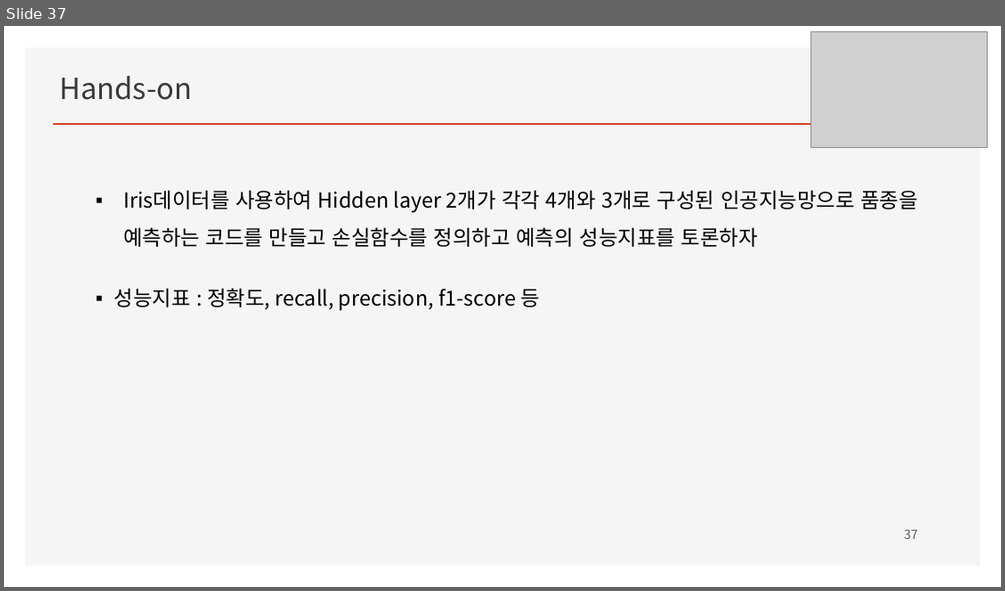
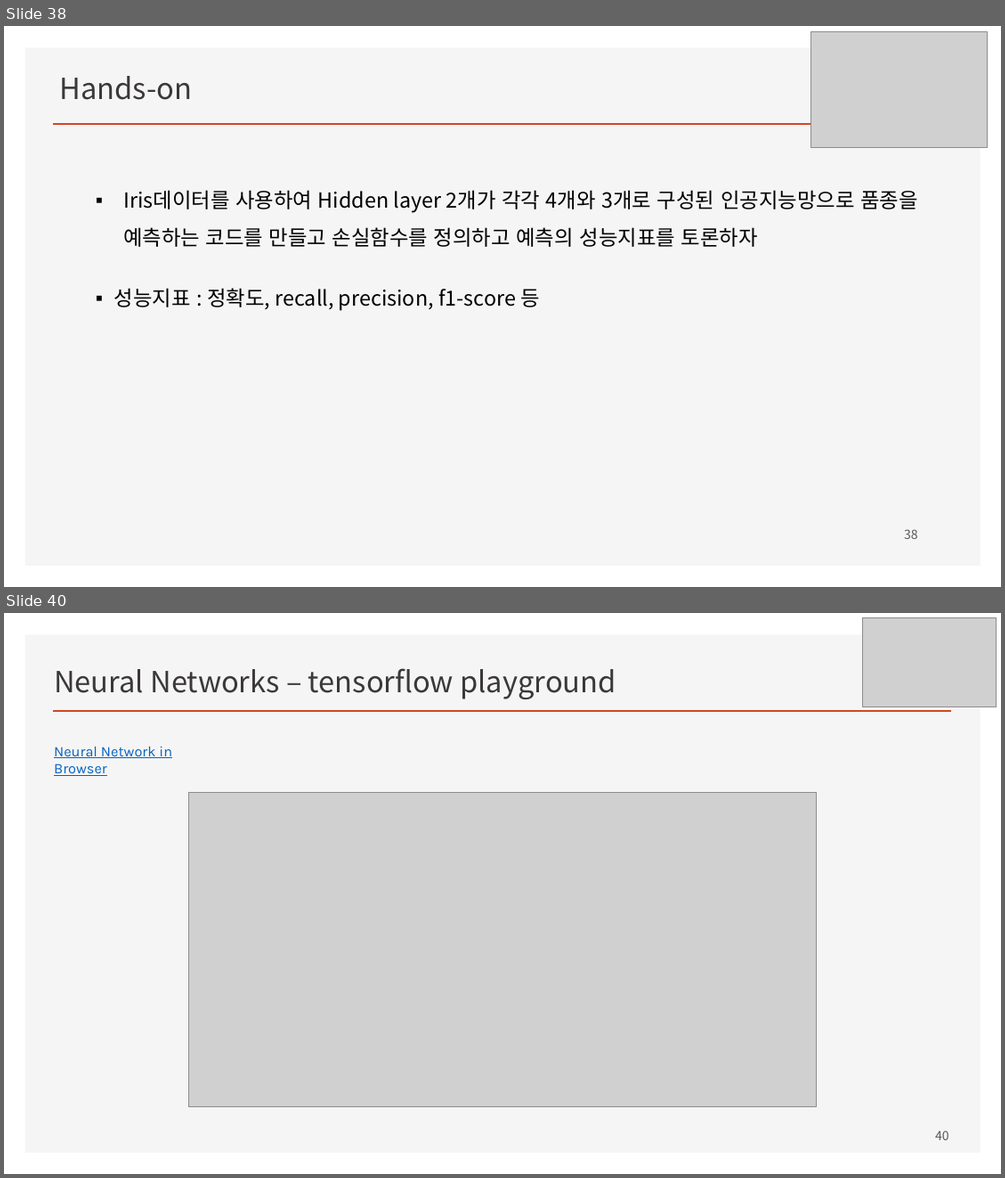
Before and after one commit to ancestor9/mathematics-for-machine-learning, a slide deck: w4_Perceptron_Regression.pptx. Shown one above the other, each under a label of ours: slide 37 before the commit, slides 38 and 40 after it; the slides between them are not shown. The pictures are 1005x591 and 1005x1178 pixels, drawn with LibreOffice and Linux fonts; fonts in the diff are those of the drawing; grey boxes stand for pictures; background and template pictures are left out. Boxes give left, top, right and bottom in pixels: in the first picture for what was removed or moved away, otherwise in the second. Text is boxed around its words. In the diff, an @@ line names an element or a change of style, - is before the commit and + after.

```diff
--- a/w4_Perceptron_Regression.pptx
+++ b/w4_Perceptron_Regression.pptx
@@ slide 40 added at [4,613,1001,1174], background #FFFFFF; not listed: 2 template elements that a slide beside it also shows @@
@@ picture added at [863,617,997,706] @@
@@ title added at [54,668,615,699], 28 pt, text #3B3838 @@
+Neural Networks – tensorflow playground
@@ text added at [54,746,172,776], 14 pt, text #0563C1, underline @@
+Neural Network in Browser
@@ picture added at [189,792,816,1107] @@
@@ page number added at [935,1130,949,1140], 12 pt, text #595959 @@
+40
@@ what was slide 37 is now slide 38 @@
@@ page number at [904,529,918,539]: text changed @@
-37
+38
```
Also in this commit, not shown: 2 other slides added, 2 other files.
